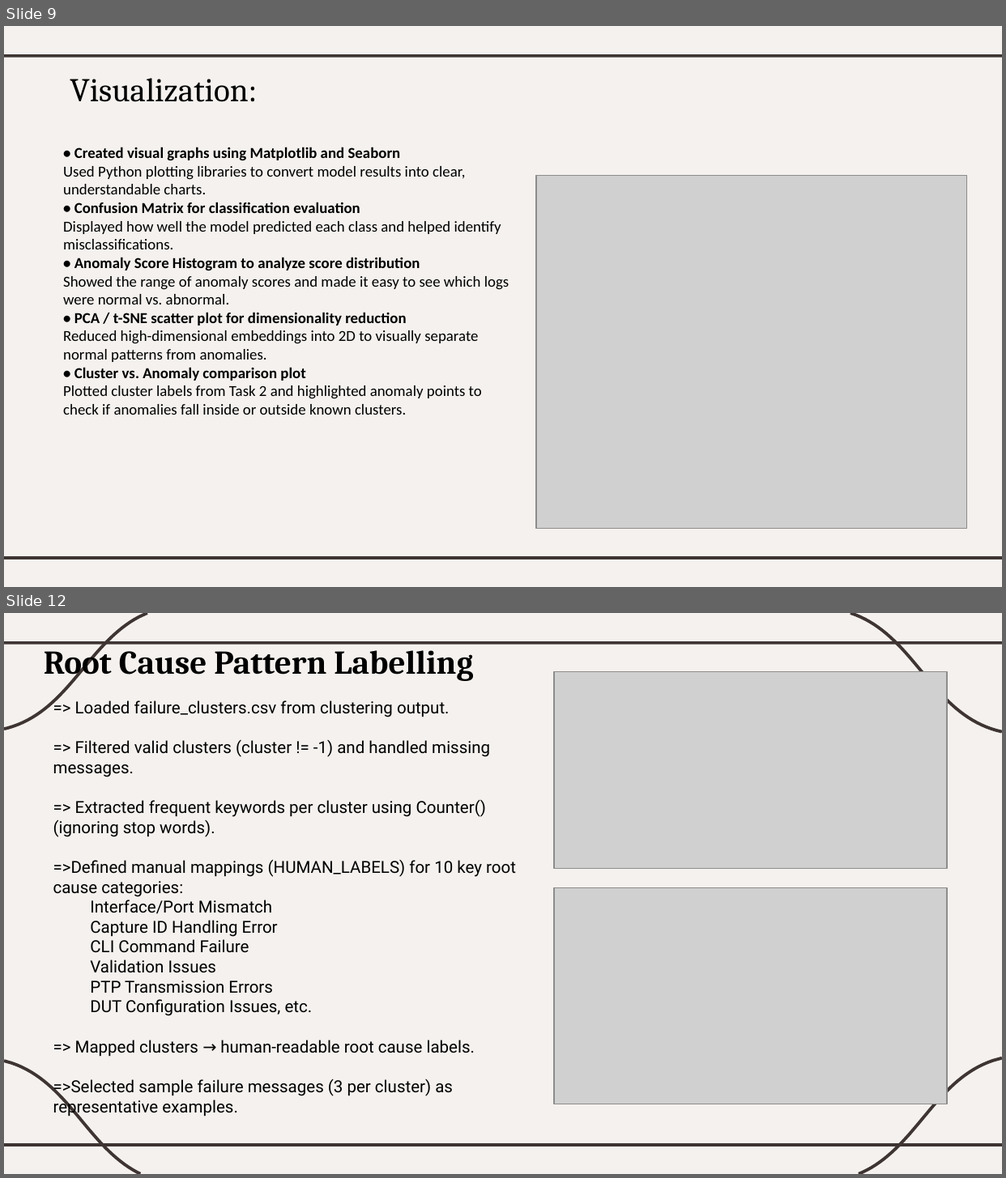
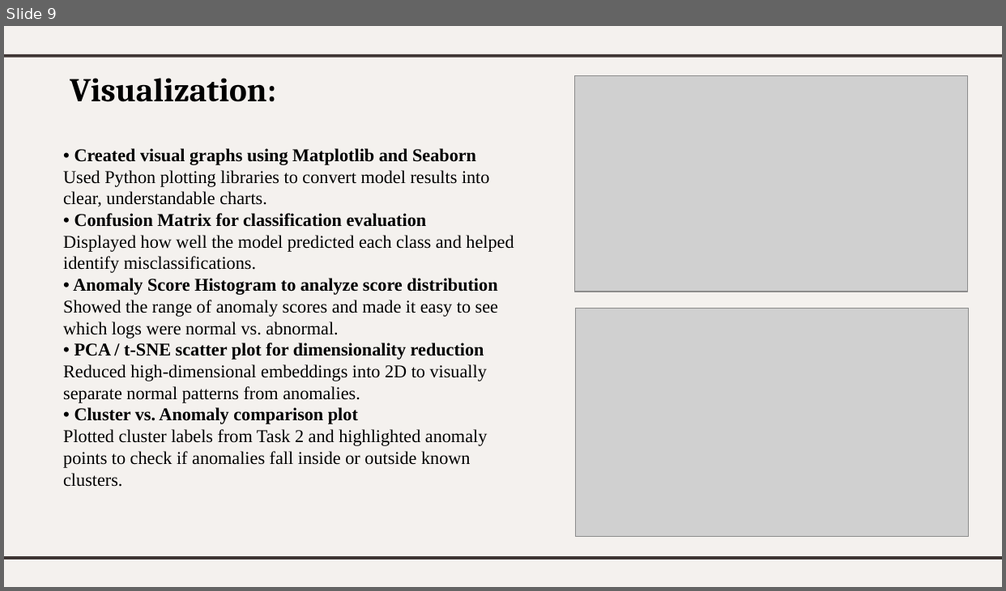
Before and after one commit to HemalathaSuresh-25/EDA-and-Quick-Ingest, a slide deck: reports/Quick Ingest & EDA_task3.pptx. Shown one above the other, each under a label of ours: slides 9 and 12 before the commit, slide 9 after it; the slides between them are not shown. The pictures are 1006x1178 and 1006x591 pixels, drawn with LibreOffice and Linux fonts; fonts in the diff are those of the drawing; grey boxes stand for pictures. Boxes give left, top, right and bottom in pixels: in the first picture for what was removed or moved away, otherwise in the second. Text is boxed around its words. In the diff, an @@ line names an element or a change of style, - is before the commit and + after.

```diff
--- a/reports/Quick Ingest & EDA_task3.pptx
+++ b/reports/Quick Ingest & EDA_task3.pptx
@@ slide 12 removed at bbox=[4, 613, 1002, 1174], background #FFFFFF; not listed: 3 template elements that a slide beside it also shows @@
@@ freeform shape removed at bbox=[4, 613, 147, 729] @@
@@ freeform shape removed at bbox=[850, 613, 1002, 732] @@
@@ title removed at bbox=[44, 643, 473, 681] @@
-Root Cause Pattern Labelling
@@ picture removed at bbox=[554, 672, 947, 868] @@
@@ text removed at bbox=[53, 700, 516, 1118] @@
-=> Loaded failure_clusters.csv from clustering output.
-=> Filtered valid clusters (cluster != -1) and handled missing messages.
-=> Extracted frequent keywords per cluster using Counter() (ignoring stop words).
-=>Defined manual mappings (HUMAN_LABELS) for 10 key root cause categories:
-Interface/Port Mismatch
-Capture ID Handling Error
-CLI Command Failure
-Validation Issues
-PTP Transmission Errors
-DUT Configuration Issues, etc.
-=> Mapped clusters → human-readable root cause labels.
-=>Selected sample failure messages (3 per cluster) as representative examples.
@@ picture removed at bbox=[554, 888, 947, 1104] @@
@@ freeform shape removed at bbox=[4, 1061, 141, 1174] @@
@@ freeform shape removed at bbox=[859, 1058, 1002, 1174] @@
@@ slide 9 changed as well @@
@@ title "Visualization:" at bbox=[70, 78, 276, 102]: bold on @@
@@ picture added at bbox=[575, 76, 968, 292] @@
@@ text "• Created visual graphs using ..." at bbox=[63, 148, 513, 487]: size 11 to 13 pt, font Calibri to Times New Roman @@
@@ picture: place and size @@
-picture at bbox=[536, 176, 966, 529]
+picture at bbox=[576, 309, 969, 537]
```
Also in this commit, not shown: 8 other slides changed, 3 other slides removed.
